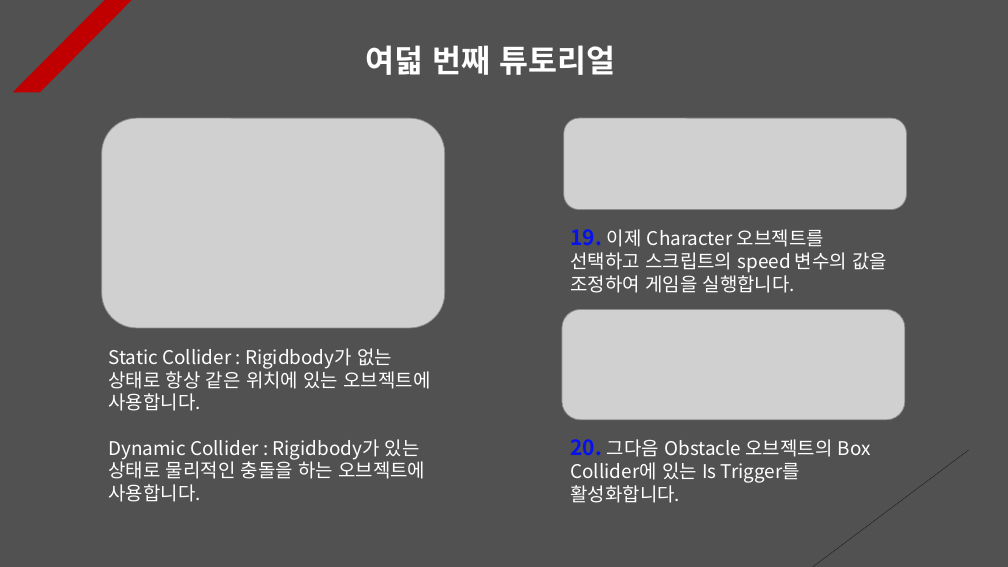
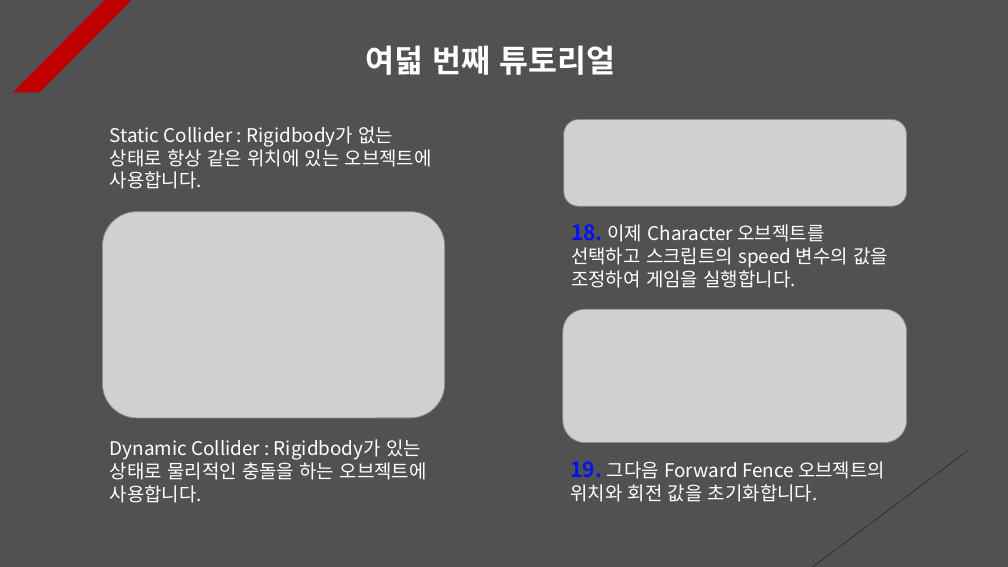
Before and after one commit to Unity2033/3D-UnityEngine, a slide deck: slide 8 of Assets/Class/Collision/PPT Data/Collision Example.pptx. Drawn at 1008x567 pixels with LibreOffice and Linux fonts; fonts in the diff are those of the drawing; grey boxes stand for pictures. Boxes give left, top, right and bottom in pixels: in the first picture for what was removed or moved away, otherwise in the second. Text is boxed around its words. In the diff, an @@ line names an element or a change of style, - is before the commit and + after.

```diff
--- a/Assets/Class/Collision/PPT Data/Collision Example.pptx
+++ b/Assets/Class/Collision/PPT Data/Collision Example.pptx
@@ text added at (x1=110, y1=126, x2=432, y2=189), 18 pt, text #FFFFFF @@
+Static Collider : Rigidbody가 없는 상태로 항상 같은 위치에 있는 오브젝트에 사용합니다.
@@ picture moved from (x1=102, y1=118, x2=445, y2=327) to (x1=102, y1=212, x2=445, y2=418) @@
@@ text at (x1=571, y1=224, x2=888, y2=288): text changed @@
-19. 이제 Character 오브젝트를 선택하고 스크립트의 speed 변수의 값을 조정하여 게임을 실행합니다.
+18. 이제 Character 오브젝트를 선택하고 스크립트의 speed 변수의 값을 조정하여 게임을 실행합니다.
@@ picture resized from (x1=562, y1=309, x2=905, y2=420) to (x1=563, y1=309, x2=907, y2=442) @@
@@ text at (x1=108, y1=348, x2=431, y2=411): paragraph removed @@
-Static Collider : Rigidbody가 없는 상태로 항상 같은 위치에 있는 오브젝트에 사용합니다.
@@ text "Dynamic Collider : Rigidbody가 있는 ..." moved from (x1=108, y1=348, x2=431, y2=502) to (x1=110, y1=439, x2=427, y2=503) @@
@@ text at (x1=570, y1=461, x2=885, y2=502): text changed @@
-20. 그다음 Obstacle 오브젝트의 Box Collider에 있는 Is Trigger를 활성화합니다.
+19. 그다음 Forward Fence 오브젝트의 위치와 회전 값을 초기화합니다.
```
Also in this commit, not shown: 8 other slides changed, 37 other files.
